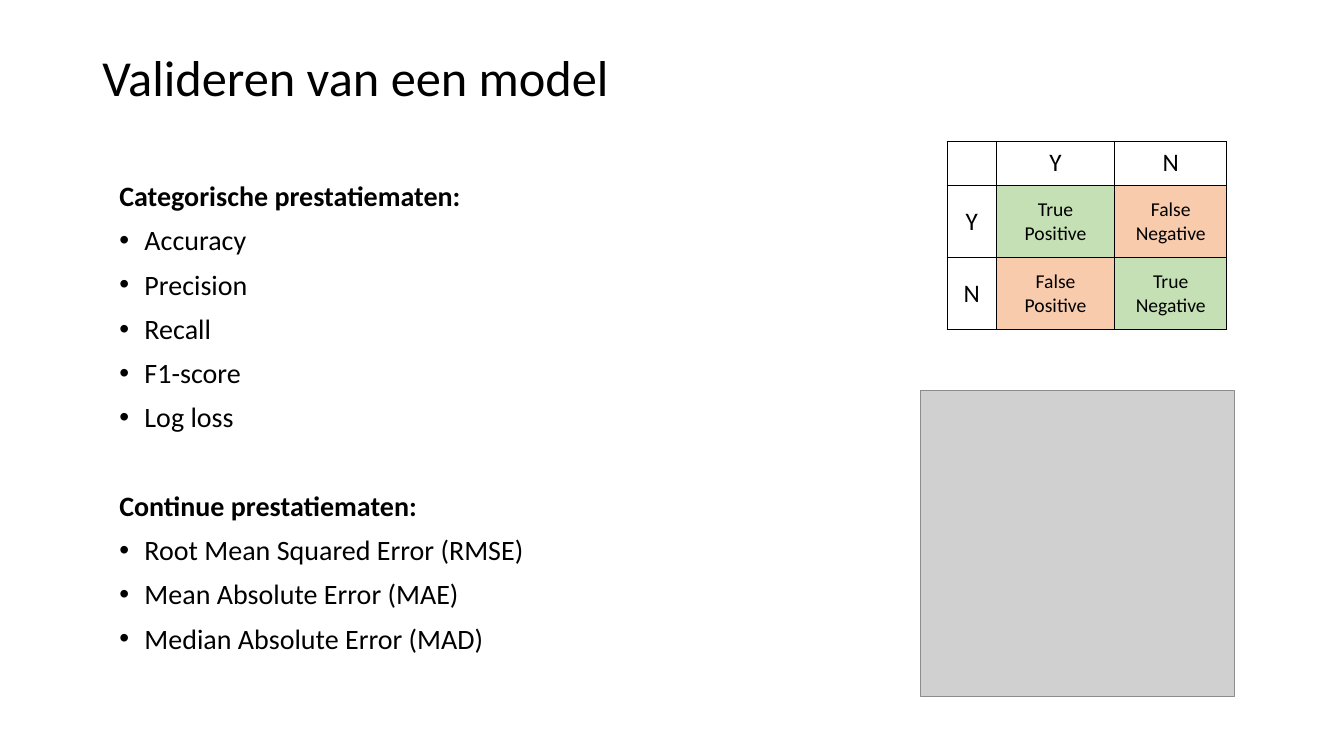
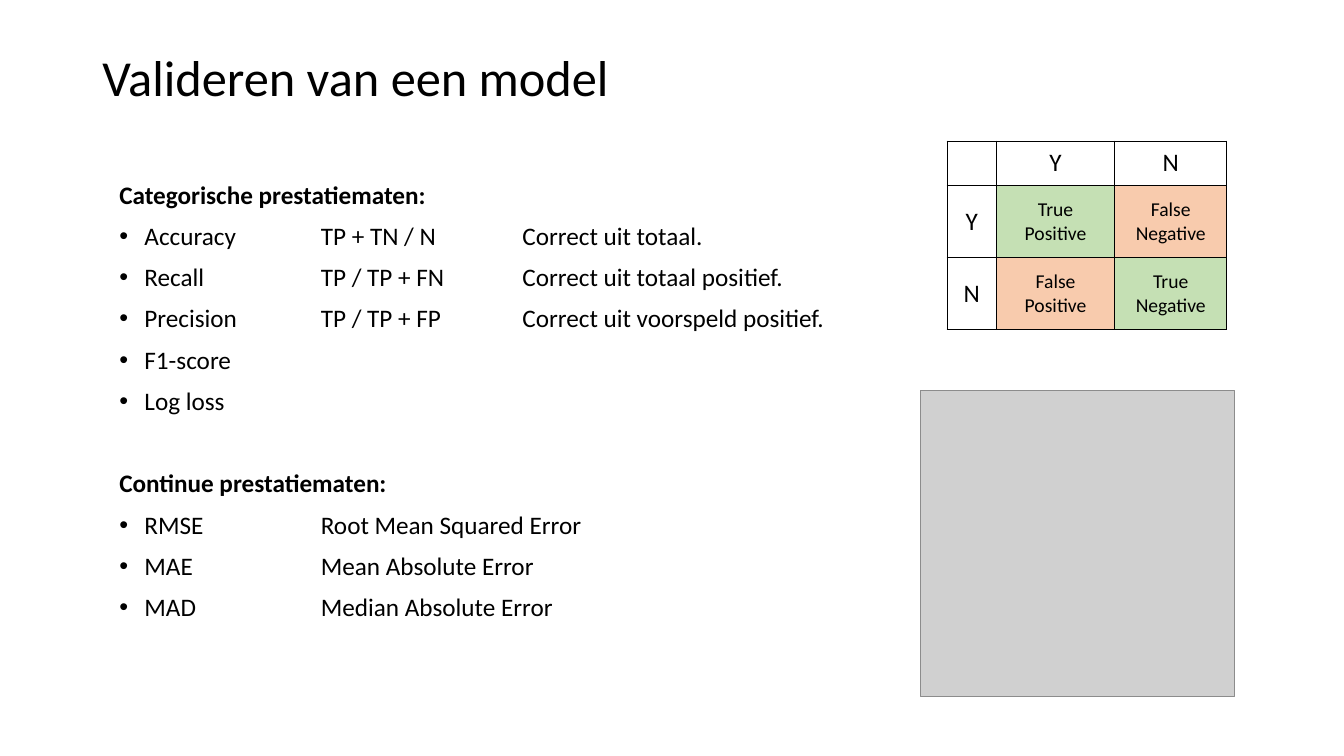
Before and after one commit to LFKoning/knowledge-sharing, a slide deck: slide 27 of python_trainees/4_scikit_learn/python_traineeship_4.pptx (slide 25 before the commit). Drawn at 1344x756 pixels with LibreOffice and Linux fonts; fonts in the diff are those of the drawing; grey boxes stand for pictures. Boxes give left, top, right and bottom in pixels: in the first picture for what was removed or moved away, otherwise in the second. Text is boxed around its words. In the diff, an @@ line names an element or a change of style, - is before the commit and + after.

```diff
--- a/python_trainees/4_scikit_learn/python_traineeship_4.pptx
+++ b/python_trainees/4_scikit_learn/python_traineeship_4.pptx
@@ text at <box>119,186,426,496</box>: size 20 to 18 pt in "Categorische prestatiematen:", "F1-score", "Log loss", "Continue prestatiematen:" @@
@@ text at <box>144,227,824,331</box>: text changed; size 20 to 18 pt @@
-• Accuracy
-• Precision
-• Recall
+• Accuracy TP + TN / N Correct uit totaal.
+• Recall TP / TP + FN Correct uit totaal positief.
+• Precision TP / TP + FP Correct uit voorspeld positief.
@@ text at <box>144,516,581,617</box>: text changed; size 20 to 18 pt @@
-• Root Mean Squared Error (RMSE)
-• Mean Absolute Error (MAE)
-• Median Absolute Error (MAD)
+• RMSE Root Mean Squared Error
+• MAE Mean Absolute Error
+• MAD Median Absolute Error
```
Also in this commit, not shown: 10 other slides changed, 3 slides added, 1 slide removed, 12 other files.
